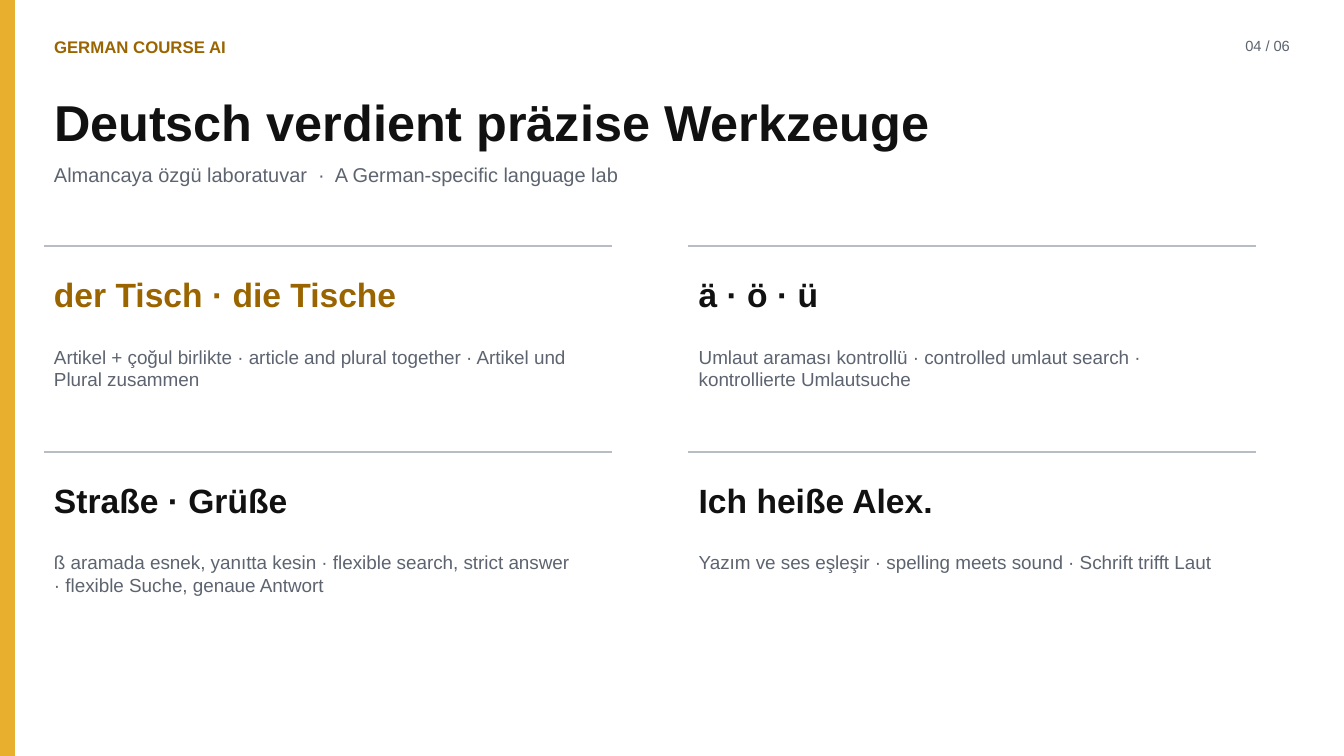
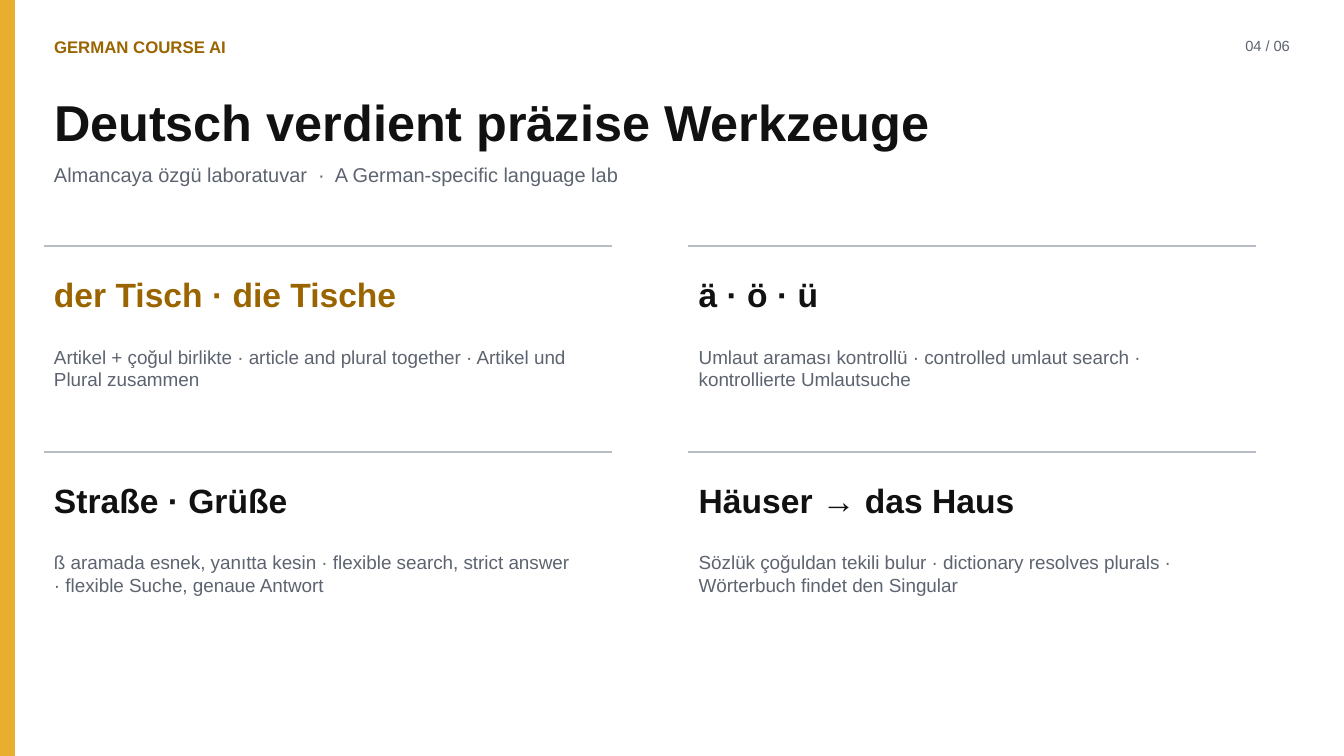
Before and after one commit to Azizsekerdil/GermanCourseAI, a slide deck: slide 4 of docs/presentation/German-Course-AI-Trilingual.pptx. Drawn at 1344x756 pixels with LibreOffice and Linux fonts; fonts in the diff are those of the drawing. Boxes give left, top, right and bottom in pixels: in the first picture for what was removed or moved away, otherwise in the second. Text is boxed around its words. In the diff, an @@ line names an element or a change of style, - is before the commit and + after.

```diff
--- a/docs/presentation/German-Course-AI-Trilingual.pptx
+++ b/docs/presentation/German-Course-AI-Trilingual.pptx
@@ text at bbox=[699, 488, 1014, 514]: text changed @@
-Ich heiße Alex.
+Häuser → das Haus
@@ text at bbox=[699, 555, 1159, 596]: text changed @@
-Yazım ve ses eşleşir · spelling meets sound · Schrift trifft Laut
+Sözlük çoğuldan tekili bulur · dictionary resolves plurals · Wörterbuch findet den Singular
```
Also in this commit, not shown: 3 other slides changed, 12 other files.
